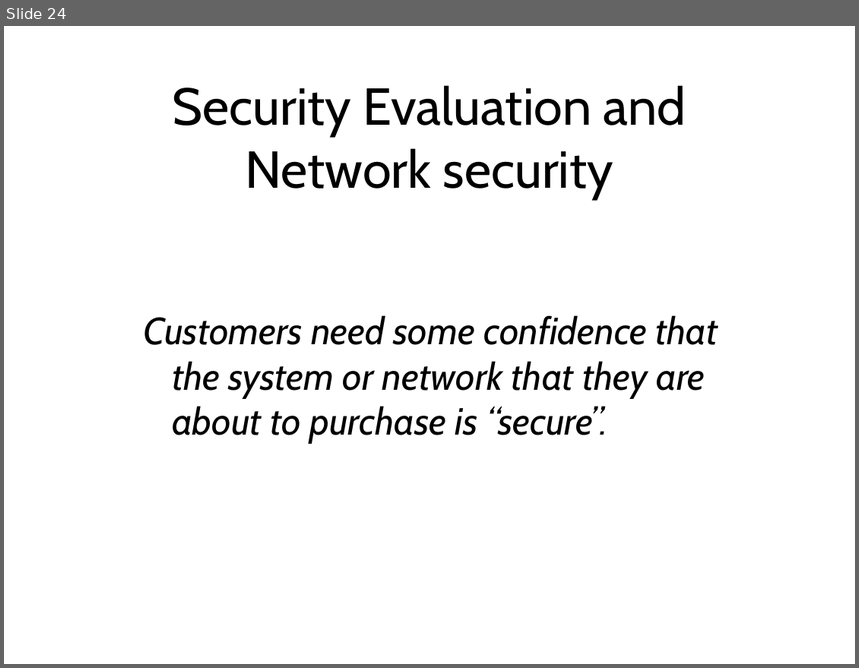
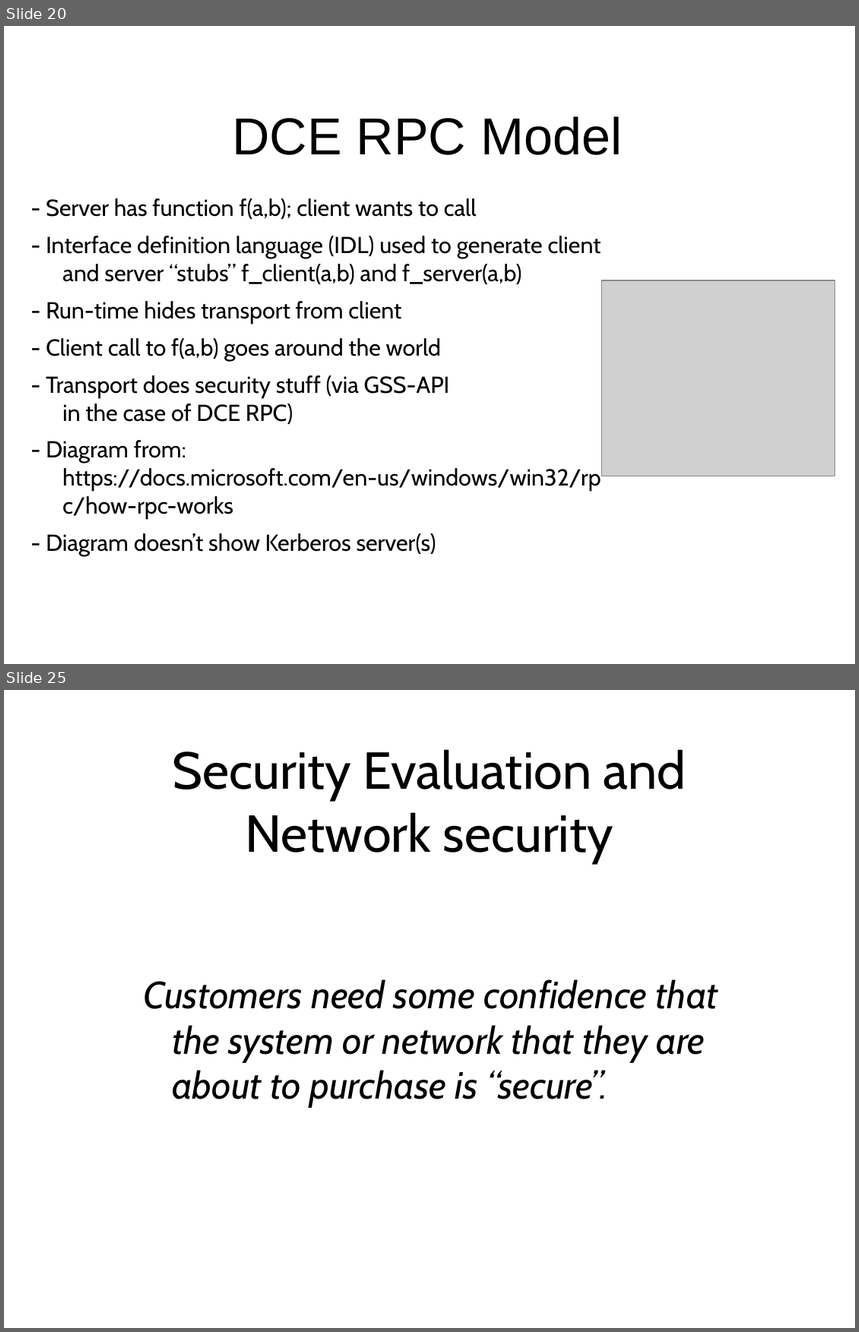
Before and after one commit to sftcd/cs7053, a slide deck: 2016lectures/02-concepts.ppt. Shown one above the other, each under a label of ours: slide 24 before the commit, slides 20 and 25 after it; the slides between them are not shown. The pictures are 859x668 and 859x1332 pixels, drawn with LibreOffice and Linux fonts; fonts in the diff are those of the drawing; grey boxes stand for pictures. Boxes give left, top, right and bottom in pixels: in the first picture for what was removed or moved away, otherwise in the second. Text is boxed around its words. In the diff, an @@ line names an element or a change of style, - is before the commit and + after.

```diff
--- a/2016lectures/02-concepts.ppt
+++ b/2016lectures/02-concepts.ppt
@@ slide 20 added at bbox=[4, 26, 855, 664], background #FFFFFF @@
@@ title added at bbox=[232, 116, 622, 155], 44 pt, text #000000 @@
+DCE RPC Model
@@ text added at bbox=[46, 199, 601, 556], 19.6 pt, text #000000 @@
+- Server has function f(a,b); client wants to call
+- Interface definition language (IDL) used to generate client and server “stubs” f_client(a,b) and f_server(a,b)
+- Run-time hides transport from client
+- Client call to f(a,b) goes around the world
+- Transport does security stuff (via GSS-API
+in the case of DCE RPC)
+- Diagram from: https://docs.microsoft.com/en-us/windows/win32/rpc/how-rpc-works
+- Diagram doesn’t show Kerberos server(s)
@@ picture added at bbox=[601, 281, 835, 476] @@
@@ what was slide 24 is now slide 25 @@
```
Also in this commit, not shown: 27 slides changed, 1 other slide added, 3 other files.
